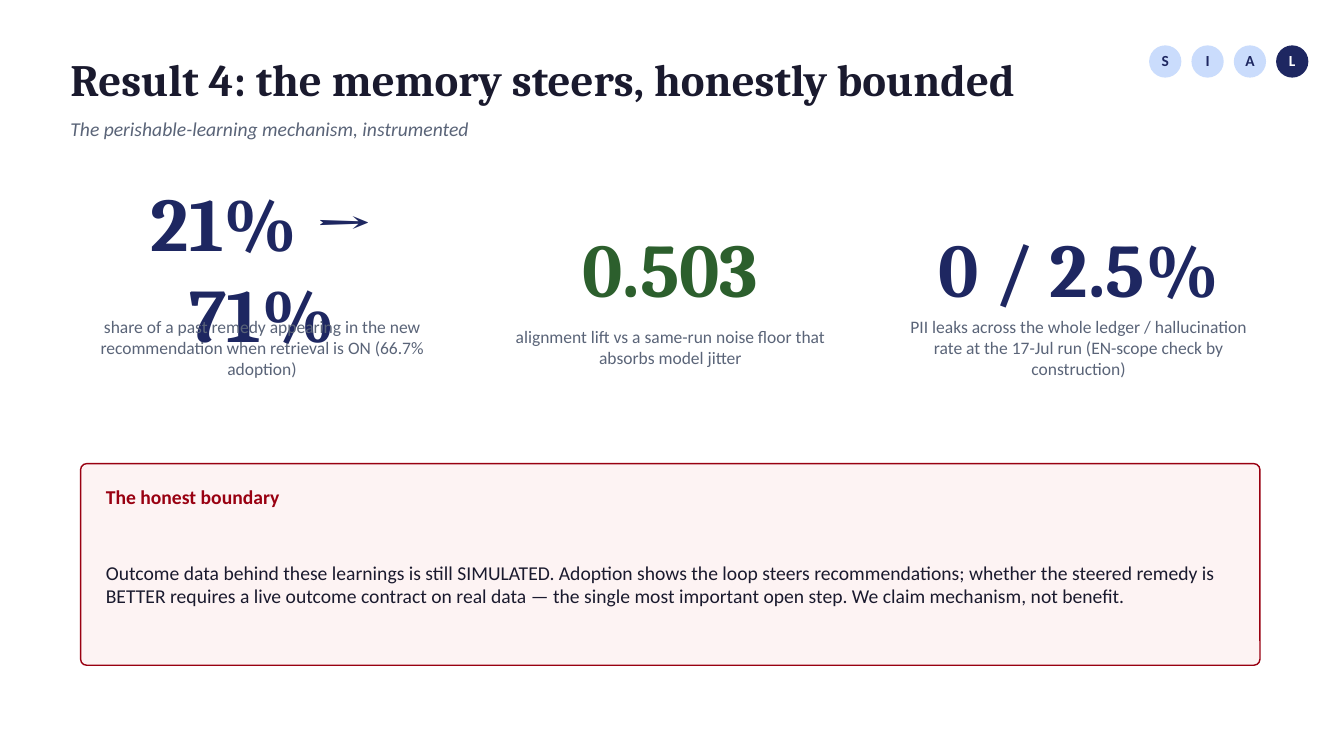
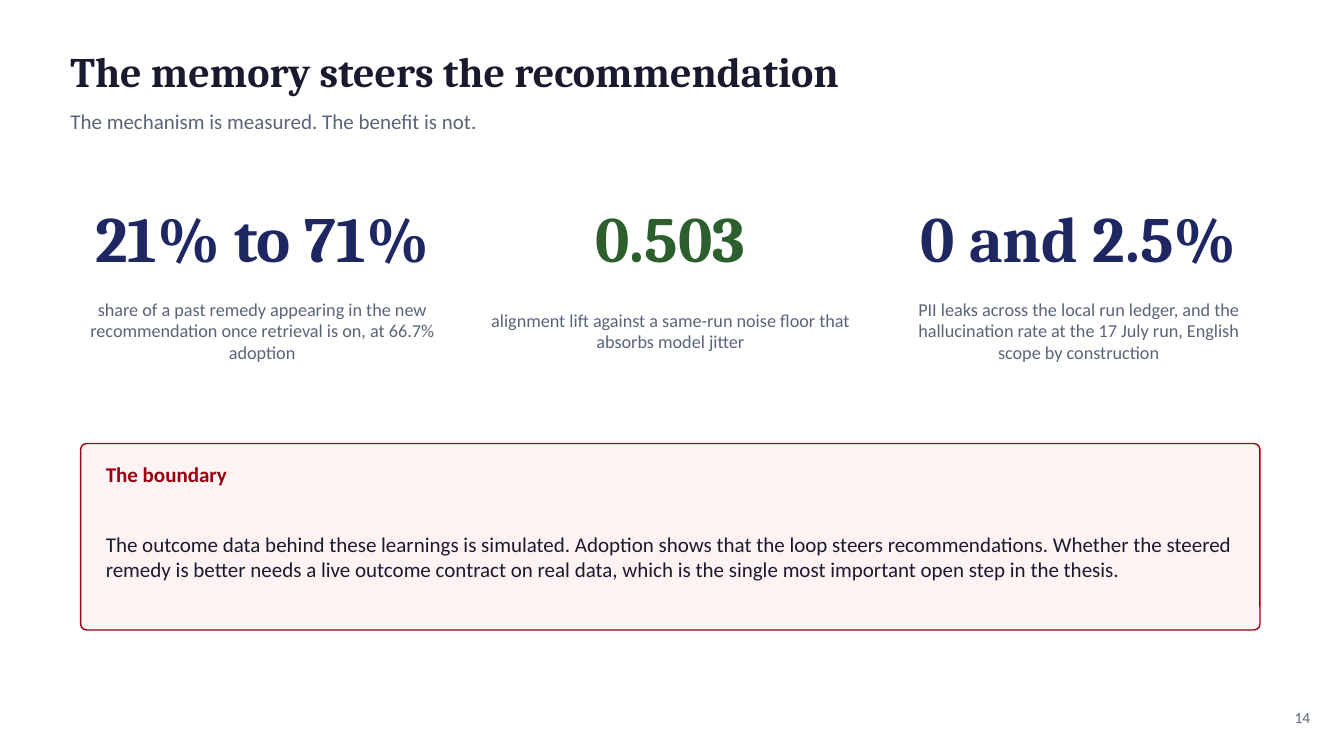
Before and after one commit to fogu13/CLARA, a slide deck: slide 14 of thesis/defense/defense_deck.pptx (slide 16 before the commit). Drawn at 1344x756 pixels with LibreOffice and Linux fonts; fonts in the diff are those of the drawing. Boxes give left, top, right and bottom in pixels: in the first picture for what was removed or moved away, otherwise in the second. Text is boxed around its words. In the diff, an @@ line names an element or a change of style, - is before the commit and + after.

```diff
--- a/thesis/defense/defense_deck.pptx
+++ b/thesis/defense/defense_deck.pptx
@@ text at [70, 57, 838, 97]: text changed; size 32 to 30 pt @@
-Result 4: the memory steers, honestly bounded
+The memory steers the recommendation
@@ ellipse removed at [1149, 45, 1182, 78] @@
@@ text removed at [1162, 56, 1169, 66] @@
-S
@@ ellipse removed at [1192, 45, 1224, 78] @@
@@ text removed at [1206, 56, 1210, 66] @@
-I
@@ ellipse removed at [1234, 45, 1266, 78] @@
@@ text removed at [1245, 56, 1254, 66] @@
-A
@@ ellipse removed at [1276, 45, 1309, 78] @@
@@ text removed at [1289, 56, 1295, 66] @@
-L
@@ text at [70, 114, 476, 129]: text changed; size 14 to 15 pt; italic off @@
-The perishable-learning mechanism, instrumented
+The mechanism is measured. The benefit is not.
@@ text "0.503": place and size @@
-text "0.503" at [582, 245, 758, 298]
+text "0.503" at [596, 218, 745, 263]
@@ text "0.503" at [596, 218, 745, 263]: size 54 to 46 pt @@
@@ text at [95, 218, 429, 264]: text changed; size 54 to 46 pt @@
-21% → 71%
+21% to 71%
@@ text at [921, 217, 1237, 264]: text changed; size 54 to 46 pt @@
-0 / 2.5%
+0 and 2.5%
@@ text at [90, 303, 434, 362]: text changed; size 12.5 to 13 pt @@
-share of a past remedy appearing in the new recommendation when retrieval is ON (66.7% adoption)
+share of a past remedy appearing in the new recommendation once retrieval is on, at 66.7% adoption
@@ text at [491, 314, 849, 351]: text changed; size 12.5 to 13 pt @@
-alignment lift vs a same-run noise floor that absorbs model jitter
+alignment lift against a same-run noise floor that absorbs model jitter
@@ text at [918, 303, 1239, 362]: text changed; size 12.5 to 13 pt @@
-PII leaks across the whole ledger / hallucination rate at the 17-Jul run (EN-scope check by construction)
+PII leaks across the local run ledger, and the hallucination rate at the 17 July run, English scope by construction
@@ rounded rectangle: place and size @@
-rounded rectangle at [81, 464, 1260, 665]
+rounded rectangle at [81, 444, 1260, 630]
@@ rounded rectangle at [81, 444, 1260, 630]: proportions changed @@
@@ text at [106, 467, 227, 486]: text changed; size 14 to 15 pt @@
-The honest boundary
+The boundary
@@ text at [106, 537, 1231, 581]: text changed; size 14 to 15 pt @@
-Outcome data behind these learnings is still SIMULATED. Adoption shows the loop steers recommendations; whether the steered remedy is BETTER requires a live outcome contract on real data — the single most important open step. We claim mechanism, not benefit.
+The outcome data behind these learnings is simulated. Adoption shows that the loop steers recommendations. Whether the steered remedy is better needs a live outcome contract on real data, which is the single most important open step in the thesis.
@@ text added at [1295, 713, 1311, 723], 11 pt, text #5A6478 @@
+14
```
Also in this commit, not shown: 8 other slides changed, 16 slides added, 11 slides removed, 7 other files.
